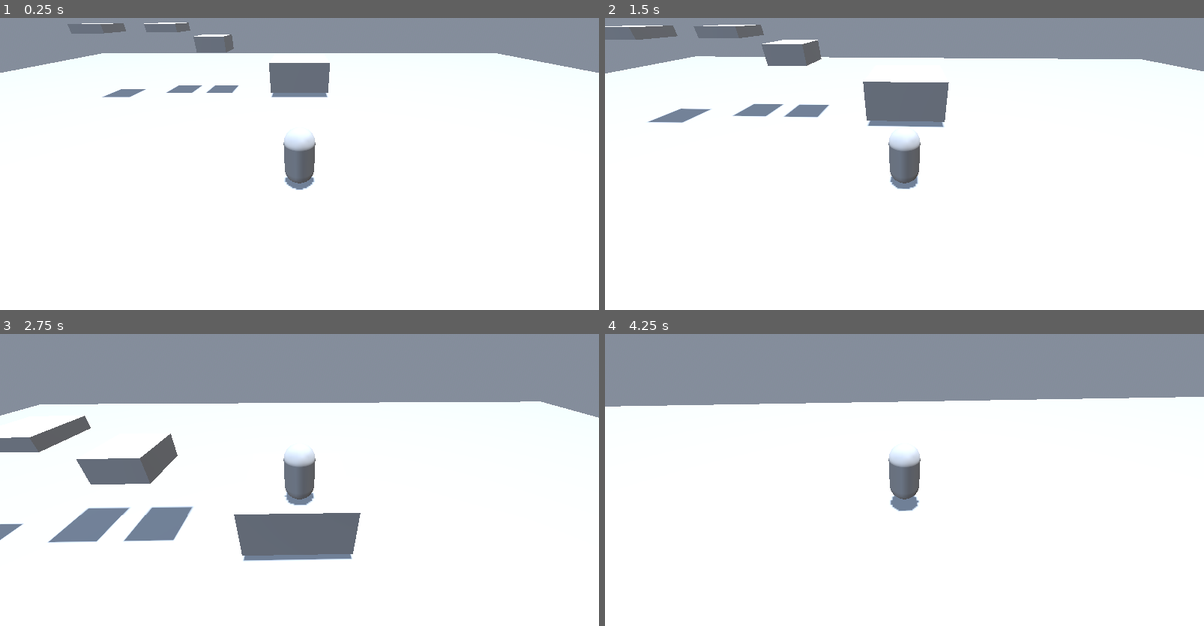
Above: before the commit, frames 1-4 (two rows, left to right).
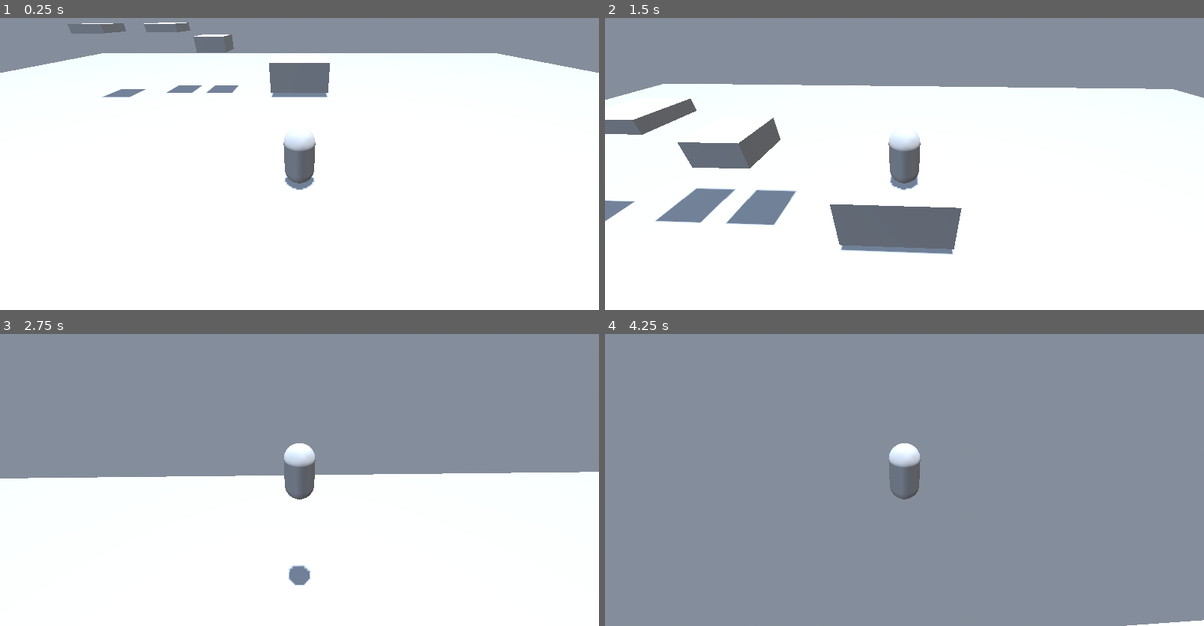
Above: after the commit, the same moments.

Repository: YuriPrickles/strawberry-and-the-sugar-scouts
Game: Godot game, scene res://entities/testgrounds.tscn
The game is run twice, just before and just after one commit, with the same random seed, the same clock (stepped at 60 frames per second) and the same inputs.
Inputs (mouse positions are in pixels of both pictures, inside the frame that each line leads up to):
- Up to frame 1 (0.25 s): no input
- Up to frame 2 (1.5 s): tap Enter at 0.5 s; move the mouse to (934, 140) at 0.52 s; hold Q (float, bound only after the commit) 0.53-1.28 s; hold W (forward) from 0.53 s (still down); tap Shift (dash, bound only after the commit) at 0.6 s; tap Space (jump) at 0.77, 1.07 s; move the mouse to (874, 143) at 1.27 s; tap Q (float, bound only after the commit) at 1.35 s
- Up to frame 3 (2.75 s): keep holding W (forward); tap Space (jump) at 1.52, 1.55, 1.82 s; move the mouse to (311, 450) at 2.02 s; hold Space (jump) from 2.03 s (still down); tap Shift (dash, bound only after the commit) at 2.3 s
- Up to frame 4 (4.25 s): keep holding W (forward); move the mouse to (898, 462) at 2.77 s; release Space (jump) at 2.78 s; tap Shift (dash, bound only after the commit) at 2.85 s; tap Space (jump) at 3.02, 3.32, 3.77, 3.8, 4.07 s; tap Q (float, bound only after the commit) at 3.05 s; move the mouse to (946, 462) at 3.52 s; hold Q (float, bound only after the commit) from 3.53 s (still down)

The runs differ from the first frame. In frame 1, less than 0.1% of the frame differs, in the area x 17-18%, y 5-6%; in frame 2, 21%; in frame 3, 29%; in frame 4, 76%, in the area x 0-100%, y 21-100%.

Commit message:
dash, superdash, float, and jump chains

Diff:
--- a/entities/player.gd
+++ b/entities/player.gd
@@ -2,59 +2,113 @@
 
 @onready var CameraPivot = $CameraPivot
 
-const SPEED = 5
-const JUMP_VELOCITY = 7
-const FALL_VELOCITY = 32
-const look_sensitivity = 1500
+@export var SPEED = 7
+@export var DASH_SPEED = 24
+@export var DASH_COOLDOWN = 0.2
+@export var JUMP_VELOCITY = 8
+@export var FALL_VELOCITY = 16
+@export var FLOAT_VELOCITY = 3
+@export var JUMP_CHAIN_GRACE_TIMER = 0.1
+@export var look_sensitivity = 1500
 
-var jump_released
+var saved_delta = 0.16
+
 var juffer:Timer = Timer.new()
 var coyote_time:Timer = Timer.new()
+var dash_cooldown_timer:Timer = Timer.new()
+var jump_chain_grace:Timer = Timer.new()
 
 var is_going_up:bool = false
 var is_jumping: bool = false
 var last_frame_on_floor:bool = false
+var jump_chain = 0
+var max_jump_chain = 2
+
+var any_move_input:bool = false
+var last_saved_direction:Vector3 = Vector3(1,0,0)
+var dashes = 1
+var max_dashes = 1
+var dashing = false
+
+var floating = false
 
 func _init() -> void:
 	coyote_time.one_shot = true
 	juffer.one_shot = true
+	dash_cooldown_timer.one_shot = true
+	jump_chain_grace.one_shot = true
 	coyote_time.wait_time = 0.14
 	juffer.wait_time = 0.2
+	dash_cooldown_timer.wait_time = DASH_COOLDOWN
+	jump_chain_grace.wait_time = DASH_COOLDOWN
 	coyote_time.name = "CoyoteTimer"
 	juffer.name = "Juffer"
+	dash_cooldown_timer.name = "DashCDTimer"
+	jump_chain_grace.name = "JumpChainGraceTimer"
 
 func _ready() -> void:
 	Input.mouse_mode = Input.MOUSE_MODE_CAPTURED
 	add_timers()
 
 func _physics_process(delta: float) -> void:
-	# Add the gravity.
+
+	handle_float(Input.is_action_pressed("float"))
+	saved_delta = delta
 	if not is_on_floor():
-		velocity += get_gravity() * delta
-		if velocity.y <= 0.4:
-			velocity.y -= FALL_VELOCITY * delta
+		if not dashing:
+			velocity += get_gravity() * delta * 4
+			if is_falling():
+				if floating:
+					velocity.y = -FLOAT_VELOCITY
+				else:
+					velocity.y -= FALL_VELOCITY * delta
+		else:
+			velocity.y = clamp(velocity.y, 0, INF)
+	else:
+		dashes = max_dashes
 
-	# Handle jump.
 	handle_jump(Input.is_action_just_pressed("jump"))
-	if Input.is_action_just_released("jump"):
-		velocity.y = 0
-	jump_released = !Input.is_action_pressed("jump")
-	# Get the input direction and handle the movement/deceleration.
-	# As good practice, you should replace UI actions with custom gameplay actions.
+	dash(Input.is_action_just_pressed("dash"),last_saved_direction)
+
 	var input_dir := Input.get_vector("left", "right", "forward", "backward")
+
 	var direction := (transform.basis * Vector3(input_dir.x, 0, input_dir.y)).normalized()
-	if direction:
-		velocity.x = direction.x * SPEED
-		velocity.z = direction.z * SPEED
-	else:
-		velocity.x = move_toward(velocity.x, 0, SPEED)
-		velocity.z = move_toward(velocity.z, 0, SPEED)
+	if not dashing:
+		if direction:
+			velocity.x = move_toward(velocity.x, direction.x * SPEED, SPEED * 0.3)
+			velocity.z = move_toward(velocity.z, direction.z * SPEED, SPEED * 0.3)
+			last_saved_direction = direction
+			any_move_input = true
+		else:
+			velocity.x = move_toward(velocity.x, 0, SPEED)
+			velocity.z = move_toward(velocity.z, 0, SPEED)
+			any_move_input = false
 
 	move_and_slide()
+
+func dash(dash_input:bool, direction):
+	if dashes > 0 and dash_input and dash_cooldown_timer.is_stopped():
+		dashing = true
+		velocity.x = direction.x * DASH_SPEED
+		velocity.z = direction.z * DASH_SPEED
+		dashes -= 1
+		dash_cooldown_timer.start()
+		await get_tree().create_timer(0.1).timeout
+		dashing = false
+
+func is_falling():
+	return velocity.y <= 0.4 and not is_on_floor()
+
+func handle_float(float_input:bool):
+	if is_falling() and float_input:
+		floating = true
+	else:
+		floating = false
 
 #region Jump Logic
 func handle_jump(want_to_jump:bool) -> void:
 	if just_landed():
+		jump_chain_grace.start()
 		is_jumping = false
 
 	if is_allowed_to_jump(want_to_jump):
@@ -63,7 +117,7 @@
 	handle_juffer(want_to_jump)
 	handle_coyote_time()
 
-	is_going_up = velocity.y < 0 and not is_on_floor()
+	is_going_up = velocity.y > 0 and not is_on_floor()
 	last_frame_on_floor = is_on_floor()
 
 func just_landed() -> bool:
@@ -78,9 +132,21 @@
 
 func jump():
 	juffer.stop()
+	if jump_chain_grace.time_left > 0 and not jump_chain_grace.is_stopped() and any_move_input:
+		jump_chain = min(jump_chain + 1, max_jump_chain)
+	else:
+		jump_chain = 1
+	jump_chain_grace.stop()
 	is_jumping = true
 	coyote_time.stop()
-	velocity.y = JUMP_VELOCITY
+	if not dashing:
+		velocity.x += velocity.x * 0.4
+		velocity.z += velocity.z * 0.4
+	else:
+		print("Superdash!")
+		velocity.x = last_saved_direction.x * 56
+		velocity.z = last_saved_direction.z * 56
+	velocity.y = JUMP_VELOCITY * 2 * (1 + ((jump_chain - 1) * 0.4))
 
 func is_allowed_to_jump(want_to_jump:bool) -> bool:
 	return want_to_jump and (is_on_floor() or not coyote_time.is_stopped())
@@ -99,6 +165,10 @@
 #endregion
 
 func _input(event: InputEvent) -> void:
+	if event is InputEventJoypadMotion:
+		rotation.y -= event.relative.x / look_sensitivity
+		CameraPivot.rotation.x -= event.relative.y / look_sensitivity
+		CameraPivot.rotation.x = clamp(CameraPivot.rotation.x, deg_to_rad(-90), deg_to_rad(0))
 	if event is InputEventMouseMotion:
 		rotation.y -= event.relative.x / look_sensitivity
 		CameraPivot.rotation.x -= event.relative.y / look_sensitivity
@@ -106,3 +176,5 @@
 func add_timers():
 	get_tree().root.add_child.call_deferred(juffer)
 	get_tree().root.add_child.call_deferred(coyote_time)
+	get_tree().root.add_child.call_deferred(dash_cooldown_timer)
+	get_tree().root.add_child.call_deferred(jump_chain_grace)
--- a/project.godot
+++ b/project.godot
@@ -20,26 +20,44 @@
 forward={
 "deadzone": 0.2,
 "events": [Object(InputEventKey,"resource_local_to_scene":false,"resource_name":"","device":-1,"window_id":0,"alt_press …(192 unchanged characters)…
+, Object(InputEventJoypadMotion,"resource_local_to_scene":false,"resource_name":"","device":-1,"axis":1,"axis_value":-1.0,"script":null)
 ]
 }
 left={
 "deadzone": 0.2,
 "events": [Object(InputEventKey,"resource_local_to_scene":false,"resource_name":"","device":-1,"window_id":0,"alt_press …(191 unchanged characters)…
+, Object(InputEventJoypadMotion,"resource_local_to_scene":false,"resource_name":"","device":-1,"axis":0,"axis_value":-1.0,"script":null)
 ]
 }
 right={
 "deadzone": 0.2,
 "events": [Object(InputEventKey,"resource_local_to_scene":false,"resource_name":"","device":-1,"window_id":0,"alt_press …(192 unchanged characters)…
 , Object(InputEventKey,"resource_local_to_scene":false,"resource_name":"","device":-1,"window_id":0,"alt_pressed":false …(183 unchanged characters)…
+, Object(InputEventJoypadMotion,"resource_local_to_scene":false,"resource_name":"","device":-1,"axis":0,"axis_value":1.0,"script":null)
 ]
 }
 backward={
 "deadzone": 0.2,
 "events": [Object(InputEventKey,"resource_local_to_scene":false,"resource_name":"","device":-1,"window_id":0,"alt_press …(192 unchanged characters)…
+, Object(InputEventJoypadMotion,"resource_local_to_scene":false,"resource_name":"","device":-1,"axis":1,"axis_value":1.0,"script":null)
 ]
 }
 jump={
 "deadzone": 0.2,
 "events": [Object(InputEventKey,"resource_local_to_scene":false,"resource_name":"","device":-1,"window_id":0,"alt_press …(191 unchanged characters)…
+, Object(InputEventJoypadButton,"resource_local_to_scene":false,"resource_name":"","device":-1,"button_index":0,"pressure":0.0,"pressed":false,"script":null)
 ]
 }
+dash={
+"deadzone": 0.2,
+"events": [Object(InputEventKey,"resource_local_to_scene":false,"resource_name":"","device":-1,"window_id":0,"alt_pressed":false,"shift_pressed":false,"ctrl_pressed":false,"meta_pressed":false,"pressed":false,"keycode":0,"physical_keycode":4194325,"key_label":0,"unicode":0,"location":0,"echo":false,"script":null)
+, Object(InputEventJoypadMotion,"resource_local_to_scene":false,"resource_name":"","device":-1,"axis":5,"axis_value":1.0,"script":null)
+, Object(InputEventKey,"resource_local_to_scene":false,"resource_name":"","device":-1,"window_id":0,"alt_pressed":false,"shift_pressed":false,"ctrl_pressed":false,"meta_pressed":false,"pressed":false,"keycode":0,"physical_keycode":69,"key_label":0,"unicode":101,"location":0,"echo":false,"script":null)
+]
+}
+float={
+"deadzone": 0.2,
+"events": [Object(InputEventJoypadMotion,"resource_local_to_scene":false,"resource_name":"","device":-1,"axis":4,"axis_value":1.0,"script":null)
+, Object(InputEventKey,"resource_local_to_scene":false,"resource_name":"","device":-1,"window_id":0,"alt_pressed":false,"shift_pressed":false,"ctrl_pressed":false,"meta_pressed":false,"pressed":false,"keycode":0,"physical_keycode":81,"key_label":0,"unicode":113,"location":0,"echo":false,"script":null)
+]
+}
